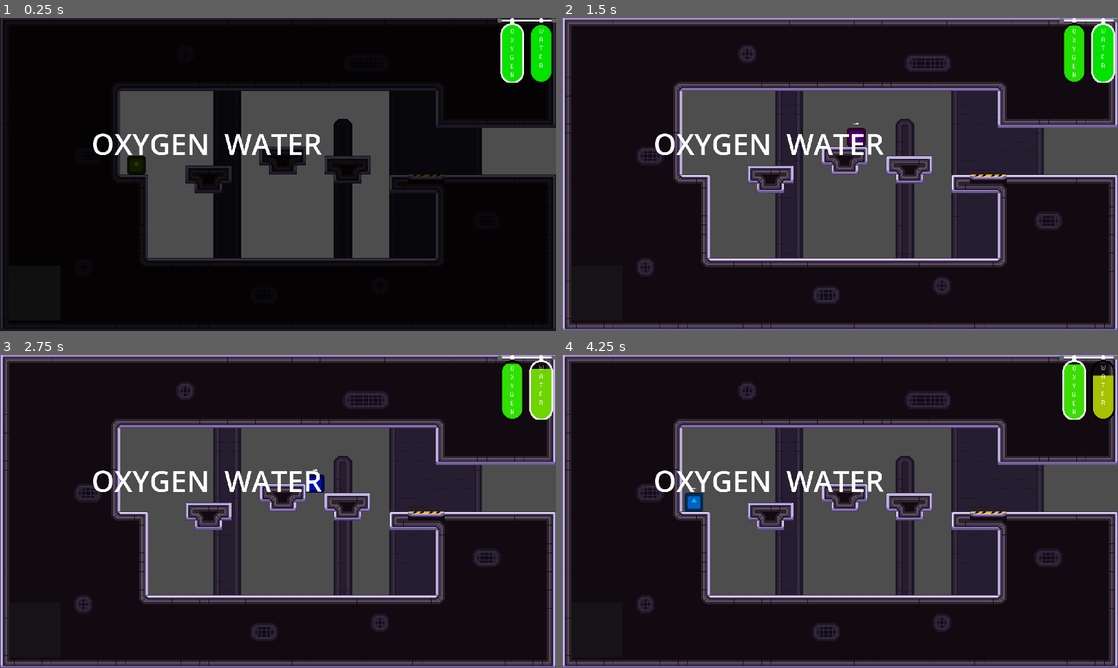
Above: before the commit, frames 1-4 (two rows, left to right).
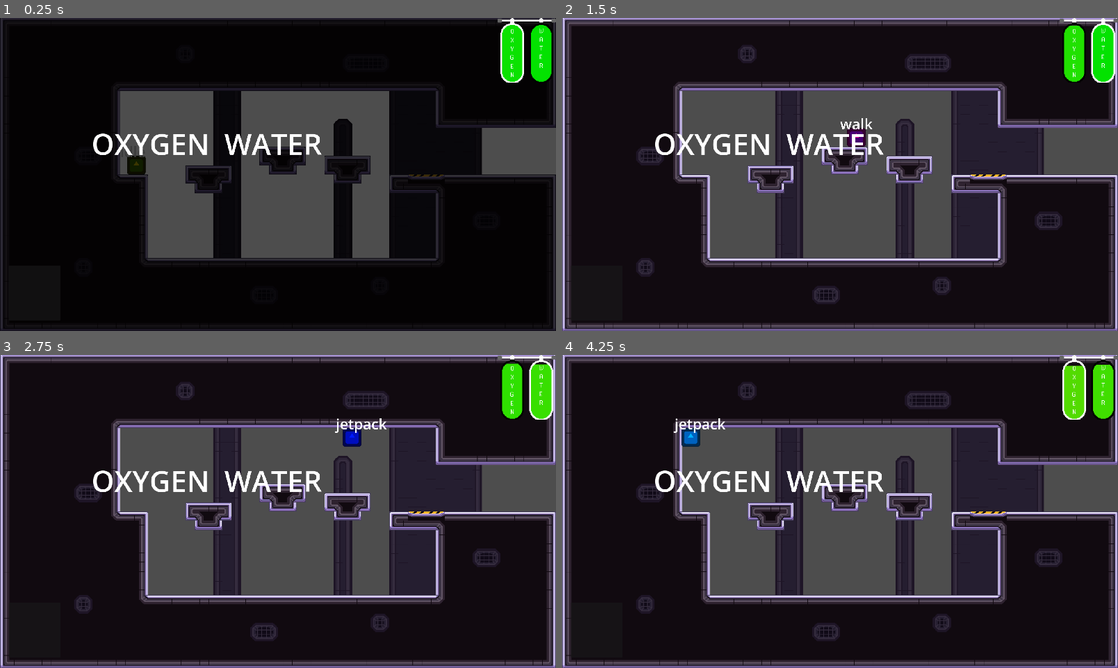
Above: after the commit, the same moments.

Repository: WholeYear12GameDesign/GrandmaGame
Game: Godot game, scene res://Levels/Dome1/dome_1.tscn
Two runs of this game, one before a commit and one after it. Both use one fixed random seed, a clock stepped at 60 frames per second and the inputs below. This scene is started directly instead of the project's main scene. The engine's default icon, where the game draws it, is replaced by a stand-in: a white triangle on a blue panel in a dark square.
Inputs:
- Up to frame 1 (0.25 s): no input
- Up to frame 2 (1.5 s): hold Space (jetpack) 0.53-1.28 s; hold D (right) from 0.53 s (still down); tap W (jump) at 0.77 s; tap Tab (changetank) at 1.35 s
- Up to frame 3 (2.75 s): tap W (jump) at 1.52 s; tap Space (jetpack) at 1.55 s; release D (right) at 2.03 s; hold A (left) from 2.03 s (still down); hold Space (jetpack) from 2.03 s (still down)
- Up to frame 4 (4.25 s): keep holding A (left); release Space (jetpack) at 2.78 s; tap Space (jetpack) at 2.85 s; tap W (jump) at 3.02, 3.77 s; hold Space (jetpack) from 3.53 s (still down); tap Tab (changetank) at 3.6 s

The runs differ from the first frame. In frame 1, less than 0.1% of the frame differs, in the area x 23-26%, y 44-45%; in frame 2, less than 0.1%; in frame 3, 1.1%; in frame 4, 1.2%, in the area x 20-100%, y 2-50%.

Commit message:
water jetpack nozzle thing works now

Diff:
--- a/GrandmaBasement/Player/player.gd
+++ b/GrandmaBasement/Player/player.gd
@@ -13,6 +13,7 @@
 var jump_input = false
 var jump_input_actuation = false
 var jetpack_input = false
+var jetpack_hold = false
 
 #other vars
 var gravity = 30
@@ -67,6 +68,10 @@
 		jetpack_input = true
 	else:
 		jetpack_input = false
+	if Input.is_action_pressed("jetpack"):
+		jetpack_hold = true
+	else:
+		jetpack_hold = false
 
 	#oxygen
 	if !air:
--- a/GrandmaBasement/Player/player.tscn
+++ b/GrandmaBasement/Player/player.tscn
@@ -34,10 +34,11 @@
 shape = SubResource("RectangleShape2D_c6afm")
 
 [node name="currentstate" type="Label" parent="."]
-offset_left = -19.0
-offset_top = -107.0
-offset_right = 21.0
-offset_bottom = -81.0
+offset_left = -112.0
+offset_top = -162.0
+offset_right = 131.0
+offset_bottom = -22.0
+theme_override_font_sizes/font_size = 100
 text = "state"
 
 [node name="states" type="Node" parent="."]
--- a/GrandmaBasement/Player/states/jetpack.gd
+++ b/GrandmaBasement/Player/states/jetpack.gd
@@ -2,25 +2,28 @@
 
 var jetpacktime = 0.1
 var jetpackfinished = false
+var nozzle = 0
 
 func update(delta):
-	if jetpackfinished:
-		return states.fall
-#	player_movement(delta)
-#	if player.movement_input.y == 0:
-#		player.velocity.y = -5
-#	else:
-#		player.velocity.y = player.movement_input.y * delta * 300
-#
-#	player_data.oxygen[0] -= 5 * delta
-#	if !player.jetpack_input:
-#		return states.fall
+	if nozzle == 0:
+		if jetpackfinished:
+			return states.fall
+	if nozzle == 1:
+		player_movement(delta)
+		player.velocity.y = -5
+		player_data.oxygen[player_data.current_tank] -= 5 * delta
+		if !player.jetpack_hold:
+			return states.fall
 
 func enter_state():
-	player_data.oxygen[player_data.current_tank] -= 6
 	print(player_data.current_tank)
-	player.velocity = player.movement_input * 50
-	$jetpacktimer.start(jetpacktime)
+	if player_data.tanks[player_data.current_tank] == "OXYGEN":
+		nozzle = 0
+		player_data.oxygen[player_data.current_tank] -= 6
+		player.velocity = player.movement_input * 50
+		$jetpacktimer.start(jetpacktime)
+	elif player_data.tanks[player_data.current_tank] == "WATER":
+		nozzle = 1
 
 func _on_jetpacktimer_timeout():
 	player.velocity = Vector2.ZERO
